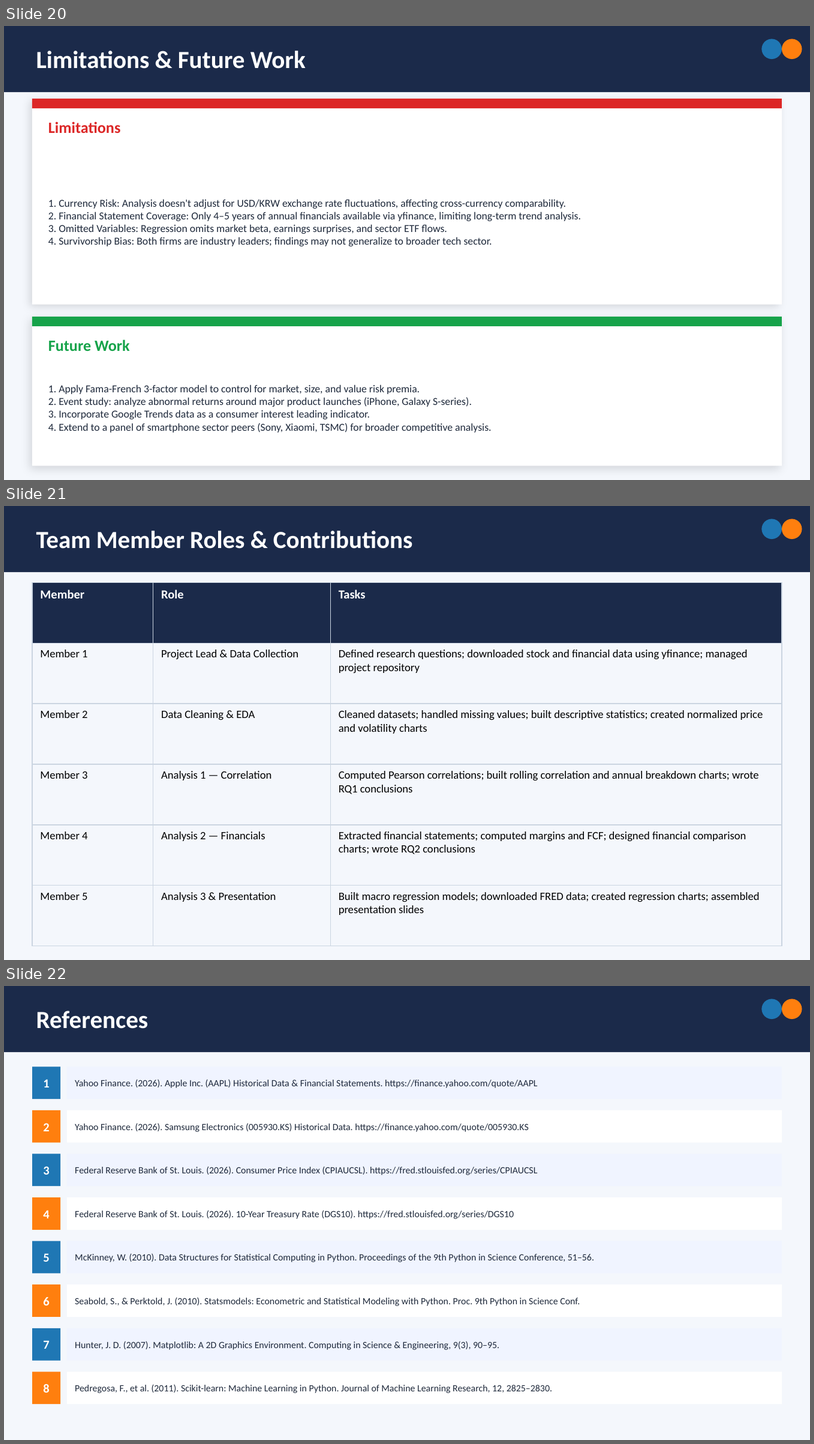
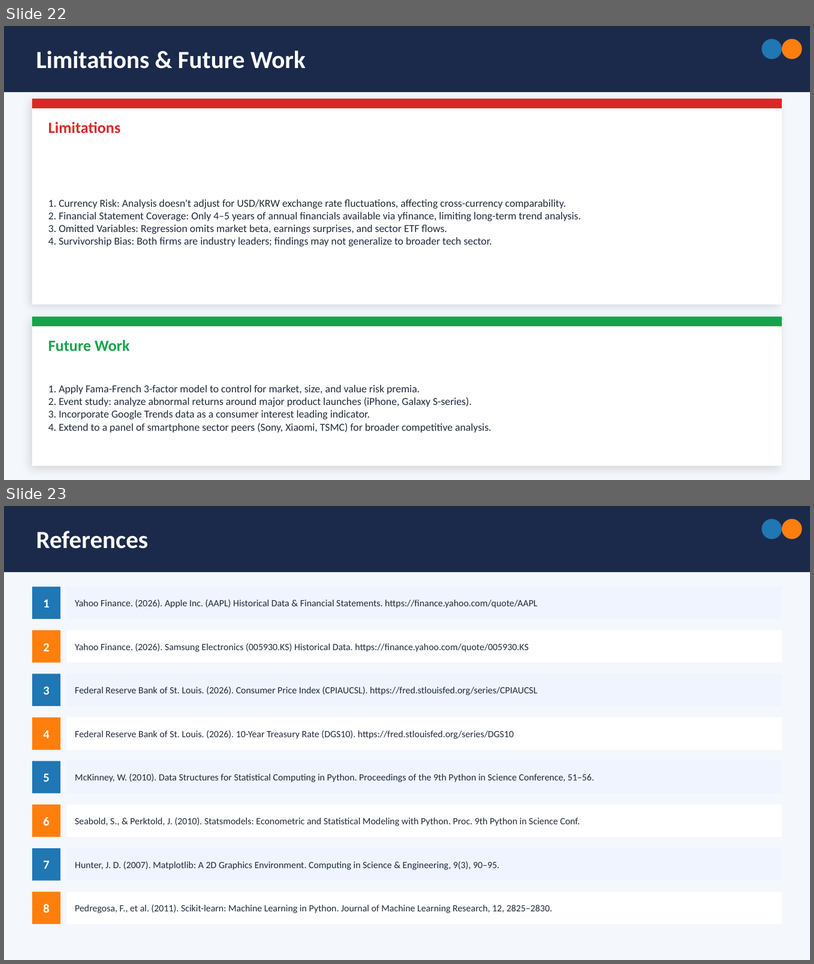
Before and after one commit to darrsshill/Apple-vs-samsung---competitive-Financial-Market-analysis, a slide deck: presentation/Apple_vs_Samsung_Presentation.pptx. Shown one above the other, each under a label of ours: slides 20, 21 and 22 before the commit, slides 22 and 23 after it. The pictures are 814x1444 and 814x964 pixels, drawn with LibreOffice and Linux fonts; fonts in the diff are those of the drawing. Boxes give left, top, right and bottom in pixels: in the first picture for what was removed or moved away, otherwise in the second. Text is boxed around its words. In the diff, an @@ line names an element or a change of style, - is before the commit and + after.

```diff
--- a/presentation/Apple_vs_Samsung_Presentation.pptx
+++ b/presentation/Apple_vs_Samsung_Presentation.pptx
@@ slide 21 removed at (4,506,810,960), background #F4F7FC @@
@@ rectangle removed at (4,506,810,572) @@
@@ ellipse removed at (762,519,782,539) @@
@@ ellipse removed at (782,519,803,539) @@
@@ text removed at (36,531,413,549) @@
-Team Member Roles & Contributions
@@ table removed at (32,583,782,945), 6 rows, 3 columns @@
-Member | Role | Tasks
-Member 1 | Project Lead & Data Collection | Defined research questions; downloaded stock and financial data using yfinance; managed project repository
-Member 2 | Data Cleaning & EDA | Cleaned datasets; handled missing values; built descriptive statistics; created normalized price and volatility charts
-Member 3 | Analysis 1 — Correlation | Computed Pearson correlations; built rolling correlation and annual breakdown charts; wrote RQ1 conclusions
-Member 4 | Analysis 2 — Financials | Extracted financial statements; computed margins and FCF; designed financial comparison charts; wrote RQ2 conclusions
-Member 5 | Analysis 3 & Presentation | Built macro regression models; downloaded FRED data; created regression charts; assembled presentation slides
@@ what was slide 20 is now slide 22 @@
@@ what was slide 22 is now slide 23 @@
```
Also in this commit, not shown: 2 slides changed, 2 slides added, 1 other file.
